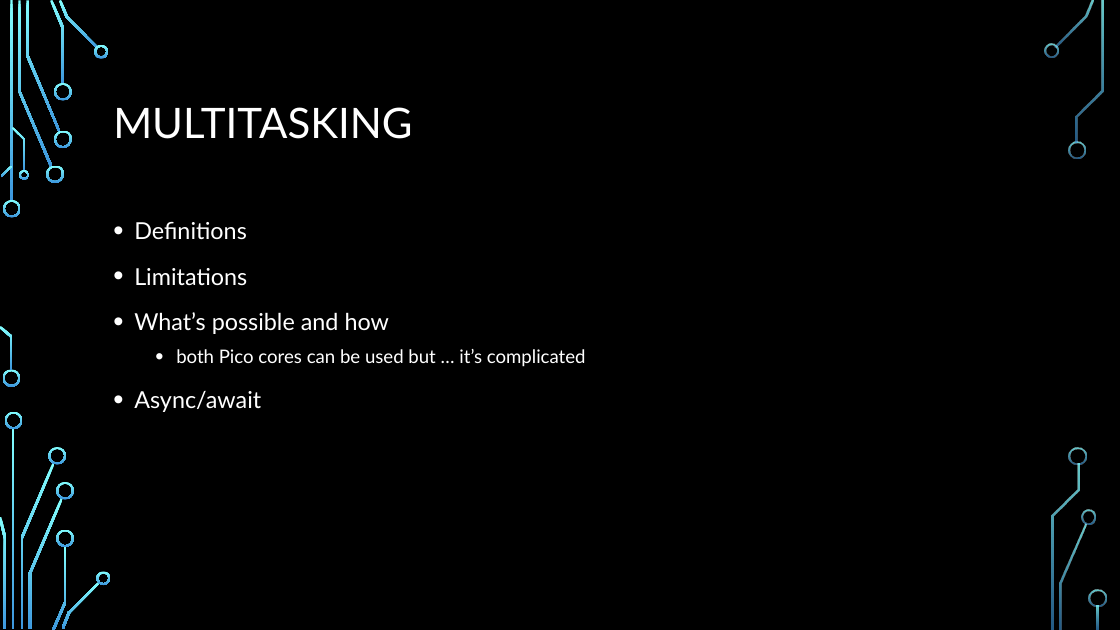
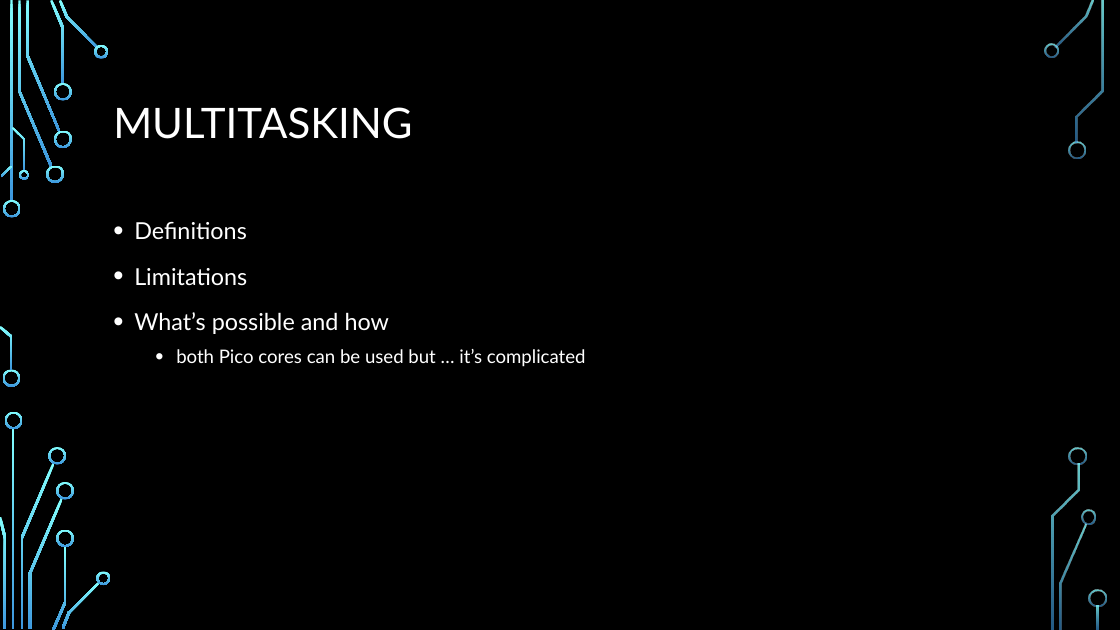
Before and after one commit to obdevel/CBUS-MicroPython-RP-Pico, a slide deck: slide 7 of Micropython Pico SIG presentation 0 1.pptx. Drawn at 1120x630 pixels with LibreOffice and Linux fonts; fonts in the diff are those of the drawing; background and template pictures are left out. Boxes give left, top, right and bottom in pixels: in the first picture for what was removed or moved away, otherwise in the second. Text is boxed around its words. In the diff, an @@ line names an element or a change of style, - is before the commit and + after.

```diff
--- a/Micropython Pico SIG presentation 0 1.pptx
+++ b/Micropython Pico SIG presentation 0 1.pptx
@@ text at (134,391,261,412): paragraph removed @@
-• Async/await
```
Also in this commit, not shown: 9 other slides changed, 1 slide removed, 3 other files.
